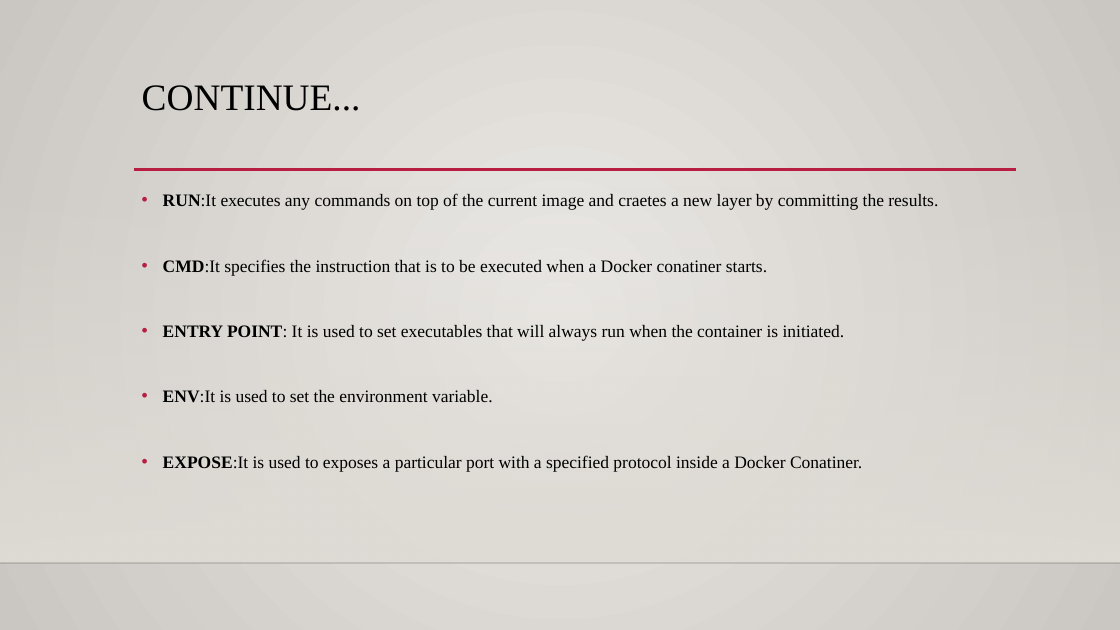
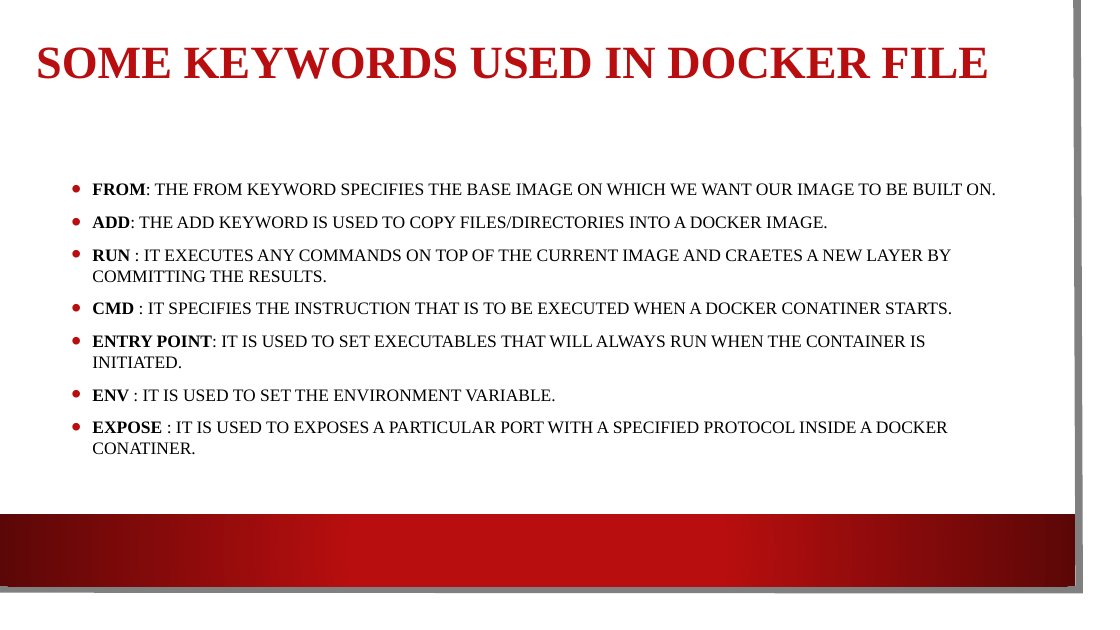
Before and after one commit to NUMBRITHBOPANNA/devopspresentationb2, a slide deck: slide 12 of Docker.pptx (slide 10 before the commit). Drawn at 1120x630 pixels with LibreOffice and Linux fonts; fonts in the diff are those of the drawing; background and template pictures are left out. Boxes give left, top, right and bottom in pixels: in the first picture for what was removed or moved away, otherwise in the second. Text is boxed around its words. In the diff, an @@ line names an element or a change of style, - is before the commit and + after.

Commit message:
new ppt added

```diff
--- a/Docker.pptx
+++ b/Docker.pptx
@@ background gradient #ECEAE7 to #CAC7C1 to picture (left out) @@
@@ rectangle: place and size @@
-rectangle at (0,186,1120,563)
+rectangle at (0,0,1101,611)
@@ rectangle at (0,0,1101,611): fill gradient #DFDBD5 to #FFFFFF; shadow on @@
@@ freeform shape added at (0,0,1080,590), outline #808080 6.5 pt @@
@@ title added at (36,47,989,79), 39.6 pt, text #B80E0F, bold @@
+SOME KEYWORDS USED IN DOCKER FILE
@@ title removed at (142,85,361,111) @@
-CONTINUE...
@@ line removed from (134, 170) to (1017, 170) @@
@@ text "FROM: THE FROM KEYWORD SPECIFIES ..." at (92,183,996,455): vertical alignment top to middle @@
@@ text at (92,183,996,455): text changed @@
-• RUN:It executes any commands on top of the current image and craetes a new layer by committing the results.
-• CMD:It specifies the instruction that is to be executed when a Docker conatiner starts.
-• ENTRY POINT: It is used to set executables that will always run when the container is initiated.
-• ENV:It is used to set the environment variable.
-• EXPOSE:It is used to exposes a particular port with a specified protocol inside a Docker Conatiner.
+• FROM: THE FROM KEYWORD SPECIFIES THE BASE IMAGE ON WHICH WE WANT OUR IMAGE TO BE BUILT ON.
+• ADD: THE ADD KEYWORD IS USED TO COPY FILES/DIRECTORIES INTO A DOCKER IMAGE.
+• RUN : IT EXECUTES ANY COMMANDS ON TOP OF THE CURRENT IMAGE AND CRAETES A NEW LAYER BY COMMITTING THE RESULTS.
+• CMD : IT SPECIFIES THE INSTRUCTION THAT IS TO BE EXECUTED WHEN A DOCKER CONATINER STARTS.
+• ENTRY POINT: IT IS USED TO SET EXECUTABLES THAT WILL ALWAYS RUN WHEN THE CONTAINER IS INITIATED.
+• ENV : IT IS USED TO SET THE ENVIRONMENT VARIABLE.
+• EXPOSE : IT IS USED TO EXPOSES A PARTICULAR PORT WITH A SPECIFIED PROTOCOL INSIDE A DOCKER CONATINER.
@@ rectangle added at (0,514,1075,586), fill gradient #B80E0F to #5C0707 @@
@@ line removed from (0, 563) to (1120, 563) @@
```
Also in this commit, not shown: 6 other slides changed, 13 slides added, 6 slides removed, 9 other files.
